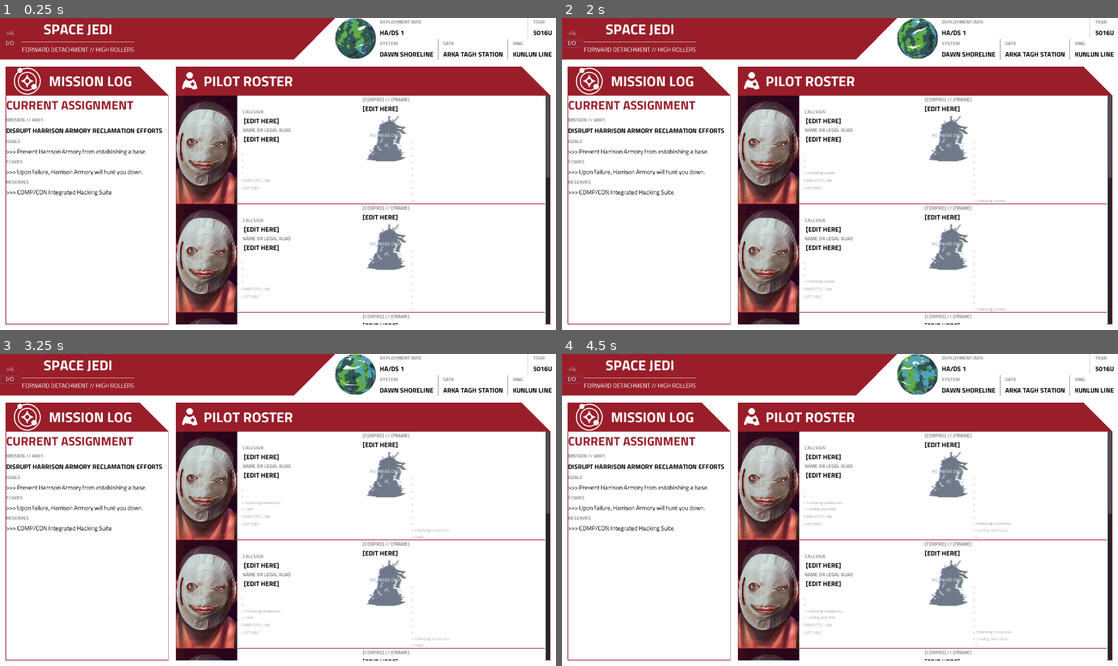
Above: before the commit, frames 1-4 (two rows, left to right).
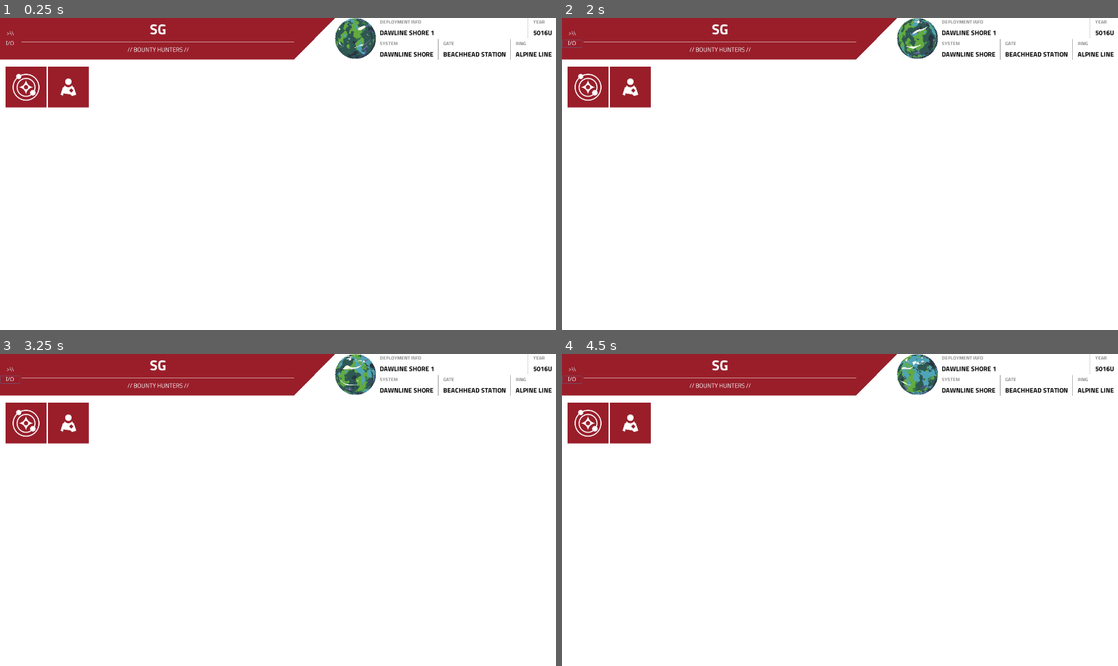
Above: after the commit, the same moments.

Repository: Shoes01/lancer-landing
Game: Godot game, scene res://Main.tscn
Same seed, same stepped clock (60 frames per second), same inputs: the game is played once before the commit and once after it.
Inputs (mouse positions are in pixels of both pictures, inside the frame that each line leads up to):
- Up to frame 1 (0.25 s): no input
- Up to frame 2 (2 s): click ">\\" at 0.5 s; click "I/O" at 1.25 s
- Up to frame 3 (3.25 s): click (27, 422) at 2.02 s; click (66, 422) at 2.77 s
- Up to frame 4 (4.5 s): click ">\\" at 3.5 s; click "I/O" at 4.25 s

The runs differ from the first frame. In frame 1, 22% of the frame differs, in the area x 1-99%, y 2-99%; in frame 2, 22%; in frame 3, 22%; in frame 4, 22%.
Error in both runs: Trying to assign value of type 'Nil' to a variable of type 'Dictionary'. (res://PilotEntry.gd:106)

Commit message:
Begin adding tabs to swtich windows

Diff:
--- a/Main.gd
+++ b/Main.gd
@@ -1,32 +1,31 @@
 extends Panel
 
 
-onready var MissionLog := $VBoxContainer/HBoxContainer/MissionLog
-
-onready var goals := $VBoxContainer/HBoxContainer/MissionLog/VBoxContainer/WhitePanel/VBoxContainer/GoalsBody
-onready var mission := $VBoxContainer/HBoxContainer/MissionLog/VBoxContainer/WhitePanel/VBoxContainer/MissionBody
-onready var mission_number := $VBoxContainer/HBoxContainer/MissionLog/VBoxContainer/WhitePanel/VBoxContainer/Mission
-onready var reserves := $VBoxContainer/HBoxContainer/MissionLog/VBoxContainer/WhitePanel/VBoxContainer/ReservesBody
-onready var stakes := $VBoxContainer/HBoxContainer/MissionLog/VBoxContainer/WhitePanel/VBoxContainer/StakesBody
-
+onready var control_panels := $VBoxContainer/Body/BodyInside/ControlPanels
 onready var planet_animation := $VBoxContainer/TopBar/Planet/Planet/AnimationPlayer
 
 
-func _ready():
-	mission_number.set_text("MISSION // #001")
-	var text := "Disrupt Harrison Armory reclamation efforts"
-	mission.set_text(text.to_upper())
-	goals.set_text(">>> Prevent Harrison Armory from establishing a base.")
-	stakes.set_text(">>> Upon failure, Harrison Armory will hunt you down.")
-	reserves.set_text(">>> COMP/CON Integrated Hacking Suite")
-
-
+func _ready() -> void:
 	planet_animation.play("Idle")
 
 
-func _on_Button_pressed():
+func _on_Button_pressed() -> void:
 	OS.shell_open("https://compcon.app/#/")
 
 
-func _on_Button2_pressed():
+func _on_Button2_pressed() -> void:
 	OS.shell_open("https://www.owlbear.rodeo/")
+
+
+func _on_ButtonMission_pressed() -> void:
+	for child in control_panels.get_children():
+		child.set_visible(false)
+
+	#control_panels.get_node("MissionLog").set_visible(true)
+
+
+func _on_ButtonPilots_pressed() -> void:
+	for child in control_panels.get_children():
+		child.set_visible(false)
+
+	control_panels.get_node("PilotRoster").set_visible(true)
--- a/Main.tscn
+++ b/Main.tscn
@@ -1,6 +1,6 @@
-[gd_scene load_steps=16 format=2]
-
-[ext_resource path="res://NewMissionLog.tscn" type="PackedScene" id=1]
+[gd_scene load_steps=19 format=2]
+
+[ext_resource path="res://res/PilotRosterIcon.png" type="Texture" id=1]
 [ext_resource path="res://fonts/LogBigBody.tres" type="DynamicFont" id=2]
 [ext_resource path="res://fonts/LogTitle.tres" type="DynamicFont" id=3]
 [ext_resource path="res://Planet.tscn" type="PackedScene" id=4]
@@ -8,6 +8,7 @@
 [ext_resource path="res://fonts/LogBody.tres" type="DynamicFont" id=6]
 [ext_resource path="res://Main.gd" type="Script" id=7]
 [ext_resource path="res://PilotEntries.tscn" type="PackedScene" id=8]
+[ext_resource path="res://res/MissionLogIcon.png" type="Texture" id=9]
 
 [sub_resource type="StyleBoxFlat" id=1]
 bg_color = Color( 1, 1, 1, 1 )
@@ -36,6 +37,12 @@
 [sub_resource type="StyleBoxLine" id=7]
 color = Color( 0.584314, 0.584314, 0.584314, 1 )
 vertical = true
+
+[sub_resource type="StyleBoxFlat" id=8]
+bg_color = Color( 0.6, 0.117647, 0.164706, 1 )
+
+[sub_resource type="StyleBoxFlat" id=9]
+bg_color = Color( 0.6, 0.117647, 0.164706, 1 )
 
 [node name="Panel" type="Panel"]
 anchor_right = 1.0
@@ -94,31 +101,32 @@
 
 [node name="VBoxContainer" type="VBoxContainer" parent="VBoxContainer/TopBar/BigRedPanel/HBoxContainer"]
 margin_left = 54.0
-margin_right = 329.0
-margin_bottom = 102.0
+margin_right = 723.0
+margin_bottom = 102.0
+size_flags_horizontal = 3
 __meta__ = {
 "_edit_use_anchors_": false
 }
 
 [node name="Department" type="Label" parent="VBoxContainer/TopBar/BigRedPanel/HBoxContainer/VBoxContainer"]
-margin_right = 275.0
+margin_right = 669.0
 margin_bottom = 54.0
 custom_fonts/font = ExtResource( 5 )
-text = "SPACE JEDI"
+text = "SG"
 align = 1
 
 [node name="HSeparator" type="HSeparator" parent="VBoxContainer/TopBar/BigRedPanel/HBoxContainer/VBoxContainer"]
 margin_top = 58.0
-margin_right = 275.0
+margin_right = 669.0
 margin_bottom = 62.0
 custom_styles/separator = SubResource( 3 )
 
 [node name="SubDepartment" type="Label" parent="VBoxContainer/TopBar/BigRedPanel/HBoxContainer/VBoxContainer"]
 margin_top = 66.0
-margin_right = 275.0
+margin_right = 669.0
 margin_bottom = 89.0
 custom_fonts/font = ExtResource( 6 )
-text = "FORWARD DETACHMENT // HIGH ROLLERS"
+text = "// BOUNTY HUNTERS //"
 align = 1
 
 [node name="BigRedDecoration" type="Panel" parent="VBoxContainer/TopBar"]
@@ -129,7 +137,7 @@
 rect_min_size = Vector2( 100, 0 )
 custom_styles/panel = SubResource( 6 )
 
-[node name="Planet" type="Container" parent="VBoxContainer/TopBar"]
+[node name="Planet" type="Control" parent="VBoxContainer/TopBar"]
 margin_left = 823.0
 margin_right = 923.0
 margin_bottom = 102.0
@@ -137,7 +145,7 @@
 
 [node name="Planet" parent="VBoxContainer/TopBar/Planet" instance=ExtResource( 4 )]
 
-[node name="Container" type="Container" parent="VBoxContainer/TopBar"]
+[node name="Container" type="Control" parent="VBoxContainer/TopBar"]
 margin_left = 923.0
 margin_right = 933.0
 margin_bottom = 102.0
@@ -171,7 +179,7 @@
 margin_bottom = 49.0
 custom_fonts/font = ExtResource( 2 )
 custom_colors/font_color = Color( 0, 0, 0, 1 )
-text = "HA/DS 1"
+text = "DAWLINE SHORE 1"
 
 [node name="VSeparator" type="VSeparator" parent="VBoxContainer/TopBar/VBoxContainer/HBoxContainer"]
 margin_left = 363.0
@@ -223,7 +231,7 @@
 margin_bottom = 49.0
 custom_fonts/font = ExtResource( 2 )
 custom_colors/font_color = Color( 0, 0, 0, 1 )
-text = "DAWN SHORELINE"
+text = "DAWNLINE SHORE"
 
 [node name="VSeparator2" type="VSeparator" parent="VBoxContainer/TopBar/VBoxContainer/HBoxContainer2"]
 margin_left = 142.0
@@ -233,11 +241,11 @@
 
 [node name="VBoxContainer3" type="VBoxContainer" parent="VBoxContainer/TopBar/VBoxContainer/HBoxContainer2"]
 margin_left = 156.0
-margin_right = 303.0
+margin_right = 310.0
 margin_bottom = 49.0
 
 [node name="Gate" type="Label" parent="VBoxContainer/TopBar/VBoxContainer/HBoxContainer2/VBoxContainer3"]
-margin_right = 147.0
+margin_right = 154.0
 margin_bottom = 19.0
 custom_fonts/font = ExtResource( 3 )
 custom_colors/font_color = Color( 0.584314, 0.584314, 0.584314, 1 )
@@ -245,25 +253,25 @@
 
 [node name="GateBody" type="Label" parent="VBoxContainer/TopBar/VBoxContainer/HBoxContainer2/VBoxContainer3"]
 margin_top = 23.0
-margin_right = 147.0
+margin_right = 154.0
 margin_bottom = 49.0
 custom_fonts/font = ExtResource( 2 )
 custom_colors/font_color = Color( 0, 0, 0, 1 )
-text = "ARKA TAGH STATION"
+text = "BEACHHEAD STATION"
 
 [node name="VSeparator3" type="VSeparator" parent="VBoxContainer/TopBar/VBoxContainer/HBoxContainer2"]
-margin_left = 313.0
-margin_right = 317.0
+margin_left = 320.0
+margin_right = 324.0
 margin_bottom = 49.0
 custom_styles/separator = SubResource( 7 )
 
 [node name="VBoxContainer4" type="VBoxContainer" parent="VBoxContainer/TopBar/VBoxContainer/HBoxContainer2"]
-margin_left = 327.0
+margin_left = 334.0
 margin_right = 423.0
 margin_bottom = 49.0
 
 [node name="Ring" type="Label" parent="VBoxContainer/TopBar/VBoxContainer/HBoxContainer2/VBoxContainer4"]
-margin_right = 96.0
+margin_right = 89.0
 margin_bottom = 19.0
 custom_fonts/font = ExtResource( 3 )
 custom_colors/font_color = Color( 0.584314, 0.584314, 0.584314, 1 )
@@ -271,62 +279,117 @@
 
 [node name="RingBody" type="Label" parent="VBoxContainer/TopBar/VBoxContainer/HBoxContainer2/VBoxContainer4"]
 margin_top = 23.0
-margin_right = 96.0
+margin_right = 89.0
 margin_bottom = 49.0
 custom_fonts/font = ExtResource( 2 )
 custom_colors/font_color = Color( 0, 0, 0, 1 )
-text = "KUNLUN LINE"
-
-[node name="Container2" type="Container" parent="VBoxContainer/TopBar"]
+text = "ALPINE LINE"
+
+[node name="Container2" type="Control" parent="VBoxContainer/TopBar"]
 margin_left = 1356.0
 margin_right = 1366.0
 margin_bottom = 102.0
 rect_min_size = Vector2( 10, 0 )
 
-[node name="Container2" type="Container" parent="VBoxContainer"]
+[node name="SpacerTop" type="Control" parent="VBoxContainer"]
 margin_top = 106.0
 margin_right = 1366.0
 margin_bottom = 116.0
 rect_min_size = Vector2( 0, 10 )
 
-[node name="HBoxContainer" type="HBoxContainer" parent="VBoxContainer"]
+[node name="Body" type="HBoxContainer" parent="VBoxContainer"]
 margin_top = 120.0
 margin_right = 1366.0
 margin_bottom = 754.0
 size_flags_vertical = 3
 
-[node name="Container" type="Container" parent="VBoxContainer/HBoxContainer"]
+[node name="SpacerLeft" type="Control" parent="VBoxContainer/Body"]
 margin_right = 10.0
 margin_bottom = 634.0
 rect_min_size = Vector2( 10, 0 )
 
-[node name="MissionLog" parent="VBoxContainer/HBoxContainer" instance=ExtResource( 1 )]
+[node name="BodyInside" type="VBoxContainer" parent="VBoxContainer/Body"]
 margin_left = 14.0
-margin_right = 414.0
+margin_right = 1352.0
 margin_bottom = 634.0
+size_flags_horizontal = 3
 size_flags_vertical = 3
 
-[node name="Container2" type="Container" parent="VBoxContainer/HBoxContainer"]
-margin_left = 418.0
-margin_right = 428.0
+[node name="ButtonRow" type="HBoxContainer" parent="VBoxContainer/Body/BodyInside"]
+margin_right = 1338.0
+margin_bottom = 100.0
+rect_min_size = Vector2( 0, 100 )
+
+[node name="ControlMission" type="Control" parent="VBoxContainer/Body/BodyInside/ButtonRow"]
+margin_right = 100.0
+margin_bottom = 100.0
+rect_min_size = Vector2( 100, 100 )
+
+[node name="ButtonMission" type="Button" parent="VBoxContainer/Body/BodyInside/ButtonRow/ControlMission"]
+anchor_right = 1.0
+anchor_bottom = 1.0
+size_flags_horizontal = 3
+size_flags_vertical = 3
+custom_styles/pressed = SubResource( 8 )
+custom_styles/normal = SubResource( 9 )
+toggle_mode = true
+__meta__ = {
+"_edit_use_anchors_": false
+}
+
+[node name="IconMission" type="TextureRect" parent="VBoxContainer/Body/BodyInside/ButtonRow/ControlMission"]
+anchor_right = 1.0
+anchor_bottom = 1.0
+texture = ExtResource( 9 )
+stretch_mode = 4
+__meta__ = {
+"_edit_use_anchors_": false
+}
+
+[node name="ControlPilots" type="Control" parent="VBoxContainer/Body/BodyInside/ButtonRow"]
+margin_left = 104.0
+margin_right = 204.0
+margin_bottom = 100.0
+rect_min_size = Vector2( 100, 100 )
+
+[node name="ButtonPilots" type="Button" parent="VBoxContainer/Body/BodyInside/ButtonRow/ControlPilots"]
+anchor_right = 1.0
+anchor_bottom = 1.0
+size_flags_horizontal = 3
+size_flags_vertical = 3
+custom_styles/pressed = SubResource( 8 )
+custom_styles/normal = SubResource( 9 )
+toggle_mode = true
+__meta__ = {
+"_edit_use_anchors_": false
+}
+
+[node name="IconPilot" type="TextureRect" parent="VBoxContainer/Body/BodyInside/ButtonRow/ControlPilots"]
+anchor_right = 1.0
+anchor_bottom = 1.0
+texture = ExtResource( 1 )
+stretch_mode = 4
+__meta__ = {
+"_edit_use_anchors_": false
+}
+
+[node name="ControlPanels" type="Control" parent="VBoxContainer/Body/BodyInside"]
+margin_top = 104.0
+margin_right = 1338.0
+margin_bottom = 634.0
+size_flags_horizontal = 3
+size_flags_vertical = 3
+
+[node name="PilotRoster" parent="VBoxContainer/Body/BodyInside/ControlPanels" instance=ExtResource( 8 )]
+visible = false
+
+[node name="SpacerRight" type="Control" parent="VBoxContainer/Body"]
+margin_left = 1356.0
+margin_right = 1366.0
 margin_bottom = 634.0
 rect_min_size = Vector2( 10, 0 )
 
-[node name="PilotRoster" parent="VBoxContainer/HBoxContainer" instance=ExtResource( 8 )]
-anchor_right = 0.0
-anchor_bottom = 0.0
-margin_left = 432.0
-margin_right = 1352.0
-margin_bottom = 634.0
-size_flags_horizontal = 3
-
-[node name="Container3" type="Container" parent="VBoxContainer/HBoxContainer"]
-margin_left = 1356.0
-margin_right = 1366.0
-margin_bottom = 634.0
-rect_min_size = Vector2( 10, 0 )
-
-[node name="Container" type="Container" parent="VBoxContainer"]
+[node name="SpacerBottom" type="Control" parent="VBoxContainer"]
 margin_top = 758.0
 margin_right = 1366.0
 margin_bottom = 768.0
@@ -334,3 +397,5 @@
 
 [connection signal="pressed" from="VBoxContainer/TopBar/BigRedPanel/HBoxContainer/VBoxContainer2/Button" to="." method="_on_Button_pressed"]
 [connection signal="pressed" from="VBoxContainer/TopBar/BigRedPanel/HBoxContainer/VBoxContainer2/Button2" to="." method="_on_Button2_pressed"]
+[connection signal="pressed" from="VBoxContainer/Body/BodyInside/ButtonRow/ControlMission/ButtonMission" to="." method="_on_ButtonMission_pressed"]
+[connection signal="pressed" from="VBoxContainer/Body/BodyInside/ButtonRow/ControlPilots/ButtonPilots" to="." method="_on_ButtonPilots_pressed"]
--- /dev/null
+++ b/MissionLog.tscn
@@ -0,0 +1,102 @@
+[gd_scene load_steps=8 format=2]
+
+[ext_resource path="res://fonts/LogHeader.tres" type="DynamicFont" id=1]
+[ext_resource path="res://res/MissionLogIcon.png" type="Texture" id=2]
+
+[sub_resource type="StyleBoxFlat" id=1]
+bg_color = Color( 0.6, 0.117647, 0.164706, 1 )
+
+[sub_resource type="Shader" id=2]
+code = "shader_type canvas_item;
+
+void fragment(){
+	if (UV.x > UV.y){
+		COLOR.a = 0.0;
+	}
+}"
+
+[sub_resource type="ShaderMaterial" id=3]
+shader = SubResource( 2 )
+
+[sub_resource type="StyleBoxFlat" id=4]
+bg_color = Color( 0.6, 0.117647, 0.164706, 1 )
+
+[sub_resource type="StyleBoxFlat" id=5]
+bg_color = Color( 1, 1, 1, 1 )
+border_width_left = 1
+border_width_top = 1
+border_width_right = 1
+border_width_bottom = 1
+border_color = Color( 0.6, 0.117647, 0.164706, 1 )
+
+[node name="MissionLog" type="VBoxContainer"]
+anchor_right = 1.0
+anchor_bottom = 1.0
+custom_constants/separation = 0
+__meta__ = {
+"_edit_use_anchors_": false
+}
+
+[node name="TopBar" type="HBoxContainer" parent="."]
+margin_right = 1366.0
+margin_bottom = 70.0
+rect_min_size = Vector2( 0, 70 )
+custom_constants/separation = 0
+
+[node name="RedRectangle" type="Panel" parent="TopBar"]
+margin_right = 1296.0
+margin_bottom = 70.0
+size_flags_horizontal = 3
+size_flags_vertical = 3
+custom_styles/panel = SubResource( 1 )
+
+[node name="TitleData" type="HBoxContainer" parent="TopBar/RedRectangle"]
+anchor_right = 1.0
+anchor_bottom = 1.0
+custom_constants/separation = 15
+__meta__ = {
+"_edit_use_anchors_": false
+}
+
+[node name="Container" type="Control" parent="TopBar/RedRectangle/TitleData"]
+margin_bottom = 70.0
+
+[node name="Image" type="TextureRect" parent="TopBar/RedRectangle/TitleData"]
+margin_left = 15.0
+margin_right = 83.0
+margin_bottom = 70.0
+size_flags_horizontal = 0
+size_flags_vertical = 4
+texture = ExtResource( 2 )
+
+[node name="TitleBody" type="Label" parent="TopBar/RedRectangle/TitleData"]
+margin_left = 98.0
+margin_top = 8.0
+margin_right = 302.0
+margin_bottom = 62.0
+custom_fonts/font = ExtResource( 1 )
+text = "MISSION LOG"
+
+[node name="RedTriangle" type="Panel" parent="TopBar"]
+material = SubResource( 3 )
+margin_left = 1296.0
+margin_right = 1366.0
+margin_bottom = 70.0
+rect_min_size = Vector2( 70, 0 )
+custom_styles/panel = SubResource( 4 )
+
+[node name="ScrollContainer" type="ScrollContainer" parent="."]
+margin_top = 70.0
+margin_right = 1366.0
+margin_bottom = 768.0
+size_flags_vertical = 3
+custom_styles/bg = SubResource( 5 )
+
+[node name="Misisons" type="VBoxContainer" parent="ScrollContainer"]
+margin_left = 1.0
+margin_top = 1.0
+margin_right = 1365.0
+margin_bottom = 697.0
+size_flags_horizontal = 3
+size_flags_vertical = 3
+custom_constants/separation = 0
